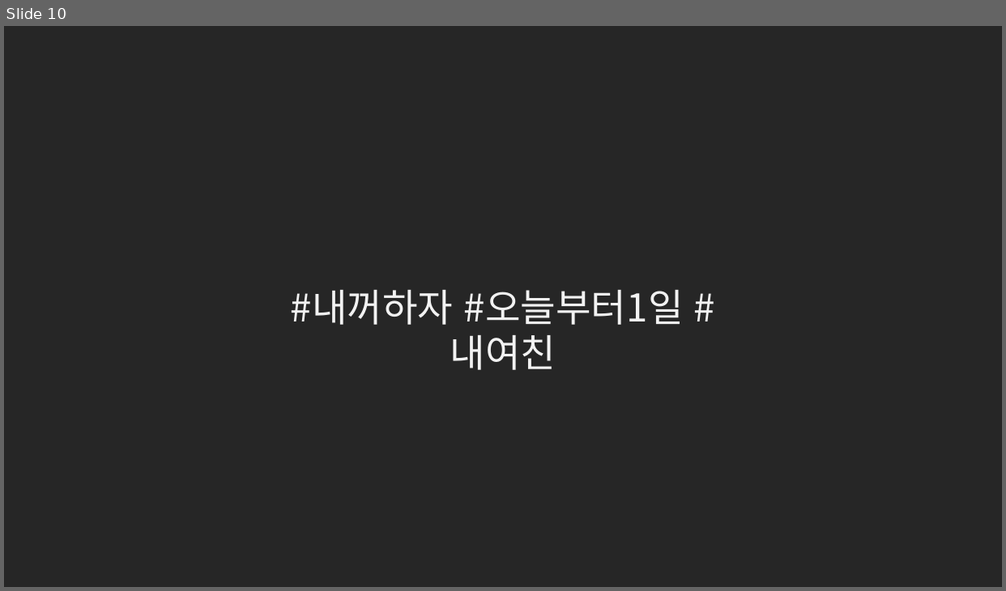
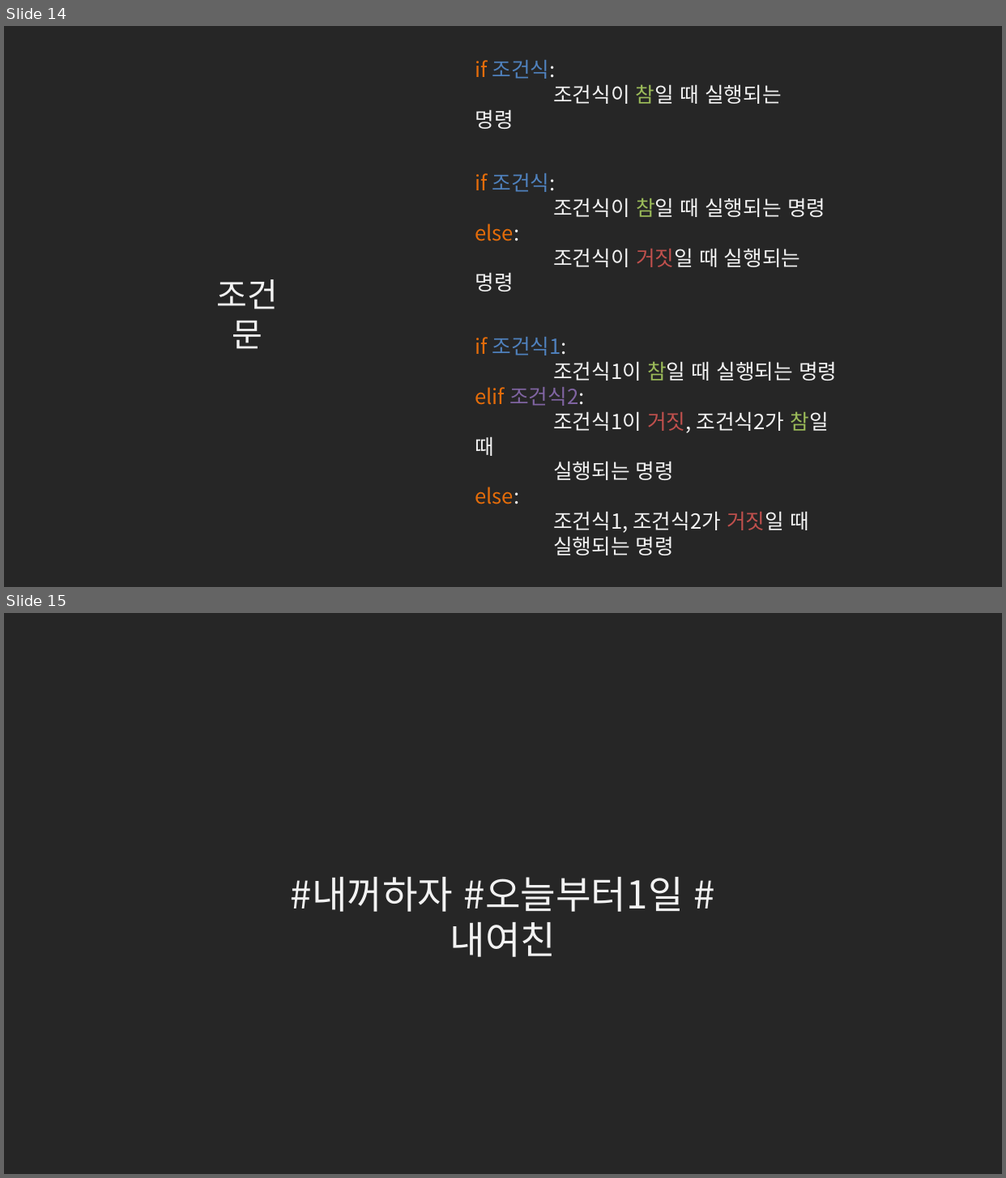
Before and after one commit to kwonkijun/python, a slide deck: 파이썬기초(PPT)/NEW_2021버전/파이썬 기초 6강_조건문.pptx. Shown one above the other, each under a label of ours: slide 10 before the commit, slides 14 and 15 after it. The pictures are 1006x591 and 1006x1178 pixels, drawn with LibreOffice and Linux fonts; fonts in the diff are those of the drawing. Boxes give left, top, right and bottom in pixels: in the first picture for what was removed or moved away, otherwise in the second. Text is boxed around its words. In the diff, an @@ line names an element or a change of style, - is before the commit and + after.

```diff
--- a/파이썬기초(PPT)/NEW_2021버전/파이썬 기초 6강_조건문.pptx
+++ b/파이썬기초(PPT)/NEW_2021버전/파이썬 기초 6강_조건문.pptx
@@ slide 14 added at <box>4,26,1002,587</box>, background #262626 @@
@@ text added at <box>475,60,782,129</box>, 20 pt, text #F2F2F2 @@
+if 조건식:
+조건식이 참일 때 실행되는 명령
@@ text added at <box>475,173,825,267</box>, 20 pt, text #F2F2F2 @@
+if 조건식:
+조건식이 참일 때 실행되는 명령
+else:
+조건식이 거짓일 때 실행되는 명령
@@ text added at <box>217,280,279,349</box>, 32 pt, text #F2F2F2 @@
+조건문
@@ text added at <box>475,337,837,533</box>, 20 pt, text #F2F2F2 @@
+if 조건식1:
+조건식1이 참일 때 실행되는 명령
+elif 조건식2:
+조건식1이 거짓, 조건식2가 참일 때
+실행되는 명령
+else:
+조건식1, 조건식2가 거짓일 때
+실행되는 명령
@@ what was slide 10 is now slide 15 @@
```
Also in this commit, not shown: 1 slide changed, 11 other slides added, 7 slides removed, 13 other files.
